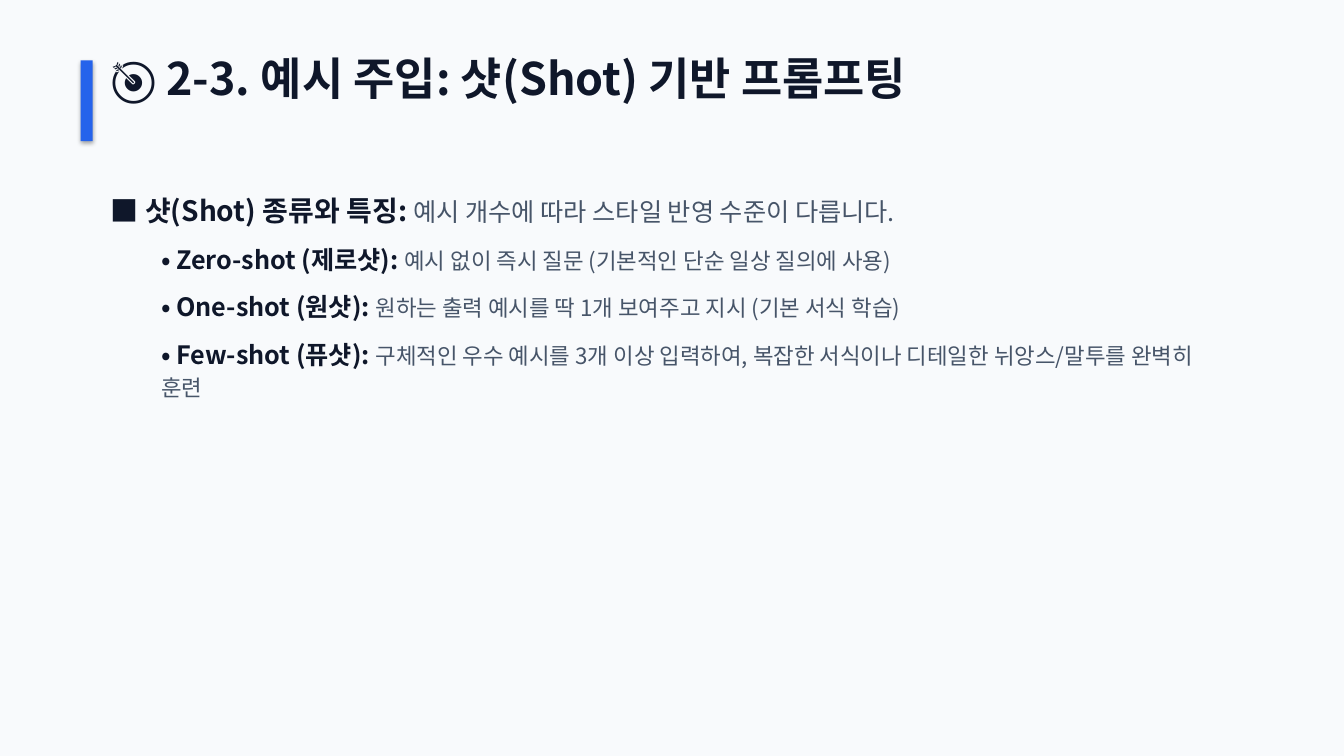
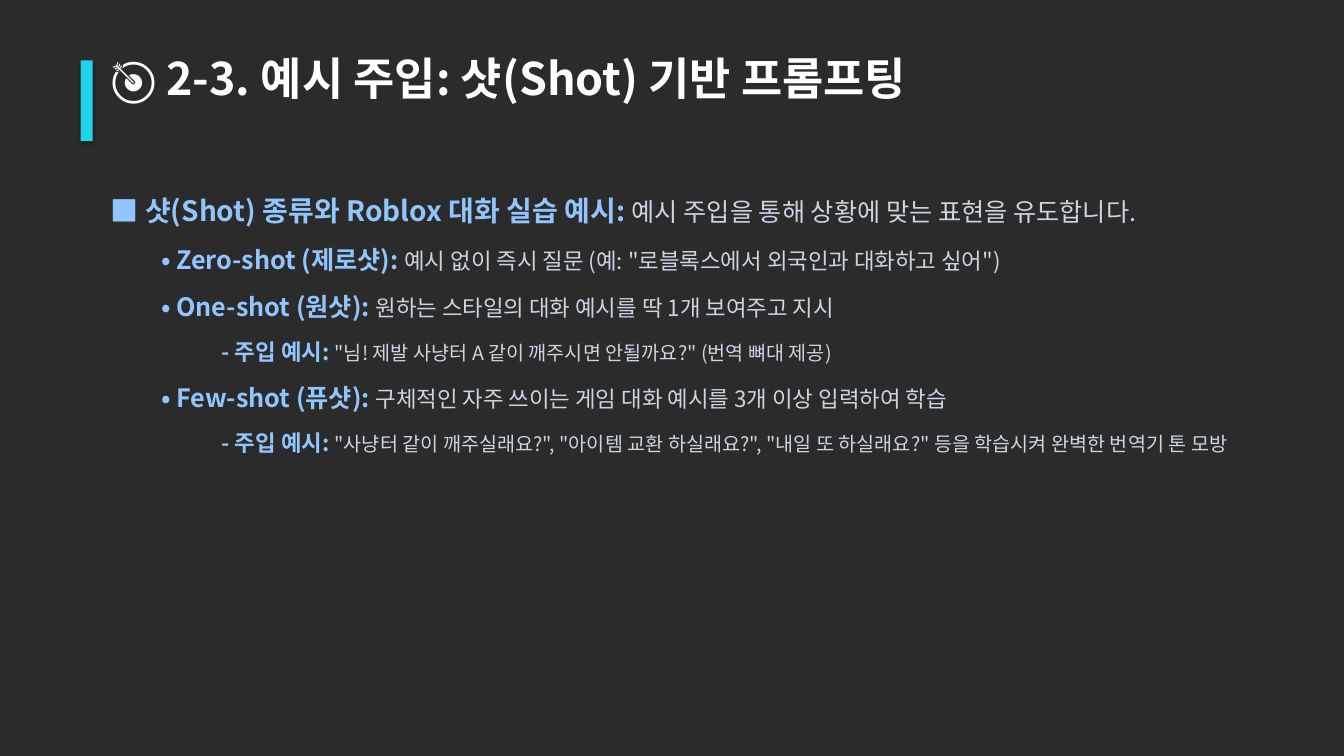
Before and after one commit to dreefinkjk/sky_ai_course, a slide deck: slide 8 of AI_companion_lecture.pptx (slide 7 before the commit). Drawn at 1344x756 pixels with LibreOffice and Linux fonts; fonts in the diff are those of the drawing; background and template pictures are left out; a plain dark background stands for a picture behind light text. Boxes give left, top, right and bottom in pixels: in the first picture for what was removed or moved away, otherwise in the second. Text is boxed around its words. In the diff, an @@ line names an element or a change of style, - is before the commit and + after.

```diff
--- a/AI_companion_lecture.pptx
+++ b/AI_companion_lecture.pptx
@@ background #F8FAFC to picture (left out) @@
@@ text "🎯 2-3. 예시 주입: 샷(Shot) ..." at (x1=167, y1=57, x2=906, y2=104): text colour #0F172A to #FFFFFF @@
@@ rectangle at (x1=81, y1=60, x2=93, y2=141): fill #2563EB to #22D3EE @@
@@ text at (x1=145, y1=197, x2=1227, y2=455): text changed; text colour #475569 to #CBD5E1 @@
-■ 샷(Shot) 종류와 특징: 예시 개수에 따라 스타일 반영 수준이 다릅니다.
-  • Zero-shot (제로샷): 예시 없이 즉시 질문 (기본적인 단순 일상 질의에 사용)
-  • One-shot (원샷): 원하는 출력 예시를 딱 1개 보여주고 지시 (기본 서식 학습)
-  • Few-shot (퓨샷): 구체적인 우수 예시를 3개 이상 입력하여, 복잡한 서식이나 디테일한 뉘앙스/말투를 완벽히 훈련
+■ 샷(Shot) 종류와 Roblox 대화 실습 예시: 예시 주입을 통해 상황에 맞는 표현을 유도합니다.
+  • Zero-shot (제로샷): 예시 없이 즉시 질문 (예: "로블록스에서 외국인과 대화하고 싶어")
+  • One-shot (원샷): 원하는 스타일의 대화 예시를 딱 1개 보여주고 지시
+    - 주입 예시: "님! 제발 사냥터 A 같이 깨주시면 안될까요?" (번역 뼈대 제공)
+  • Few-shot (퓨샷): 구체적인 자주 쓰이는 게임 대화 예시를 3개 이상 입력하여 학습
+    - 주입 예시: "사냥터 같이 깨주실래요?", "아이템 교환 하실래요?", "내일 또 하실래요?" 등을 학습시켜 완벽한 번역기 톤 모방
```
Also in this commit, not shown: 12 other slides changed, 2 slides added, 1 other file.
